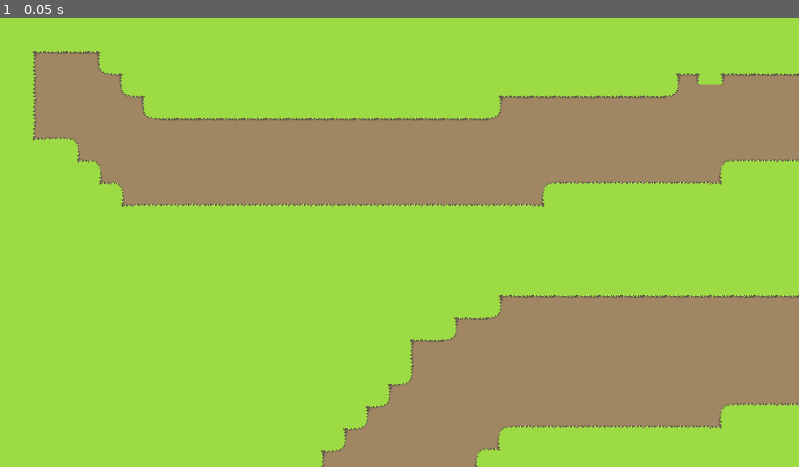
Above: before the commit, frame 1.
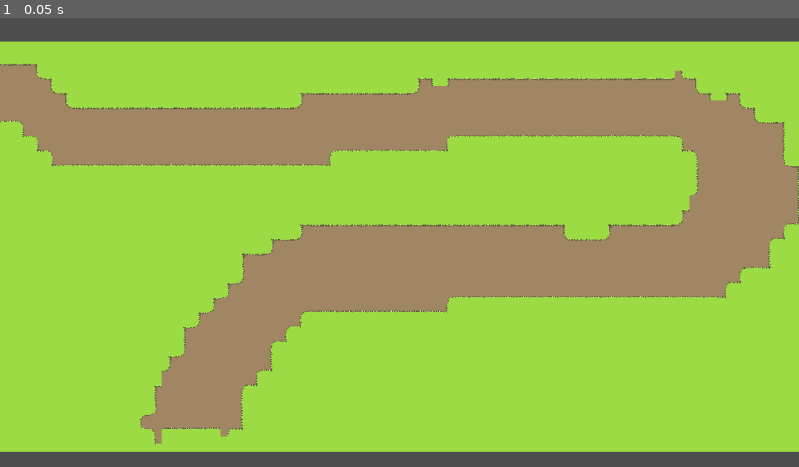
Above: after the commit, the same moment.

Repository: KZTGcoder/project-sine
Game: Godot game, scene res://scene/world.tscn
The game is run twice, just before and just after one commit, with the same random seed, the same clock (stepped at 60 frames per second) and the same inputs.
Inputs:
- Up to frame 1 (0.05 s): no input

The runs differ from the first frame. In frame 1, 54% of the frame differs, in the area x 0-100%, y 0-100%.

Commit message:
path 2d pt.1

Diff:
--- /dev/null
+++ b/code/enemy_unit_a.gd
@@ -0,0 +1,9 @@
+extends CharacterBody2D
+
+
+@export var speed = 100
+
+func _process(delta: float) -> void:
+	get_parent().set_process(get_parent().get_process()+ speed*delta)
+	if get_parent().get_progress_ratio() == 1:
+		queue_free()
--- /dev/null
+++ b/code/pathspawner.gd
@@ -0,0 +1,7 @@
+extends Node2D
+
+@onready var path = preload("res://scene/mission_1.tscn")
+
+func _on_timer_timeout() -> void:
+	var tempPath = path.instantiate()
+	add_child(tempPath)
--- a/project.godot
+++ b/project.godot
@@ -21,4 +21,5 @@
 
 [rendering]
 
+textures/canvas_textures/default_texture_filter=0
 renderer/rendering_method="mobile"
--- /dev/null
+++ b/scene/UNITS/hostile/enemy_unit_A.tscn
@@ -0,0 +1,82 @@
+[gd_scene load_steps=13 format=3 uid="uid://drejpowrjklkf"]
+
+[ext_resource type="Script" uid="uid://bibfqcfnqfq7w" path="res://code/enemy_unit_a.gd" id="1_2ynkh"]
+[ext_resource type="Texture2D" uid="uid://qih0b03a7ys1" path="res://asset/chara/Forest_Monsters_FREE/Mushroom/Mushroom with VFX/Mushroom-Run.png" id="1_p0j32"]
+
+[sub_resource type="AtlasTexture" id="AtlasTexture_2ynkh"]
+atlas = ExtResource("1_p0j32")
+region = Rect2(0, 0, 80, 64)
+
+[sub_resource type="AtlasTexture" id="AtlasTexture_iesgo"]
+atlas = ExtResource("1_p0j32")
+region = Rect2(80, 0, 80, 64)
+
+[sub_resource type="AtlasTexture" id="AtlasTexture_0nnab"]
+atlas = ExtResource("1_p0j32")
+region = Rect2(160, 0, 80, 64)
+
+[sub_resource type="AtlasTexture" id="AtlasTexture_p2kma"]
+atlas = ExtResource("1_p0j32")
+region = Rect2(240, 0, 80, 64)
+
+[sub_resource type="AtlasTexture" id="AtlasTexture_wkeof"]
+atlas = ExtResource("1_p0j32")
+region = Rect2(320, 0, 80, 64)
+
+[sub_resource type="AtlasTexture" id="AtlasTexture_kmhwr"]
+atlas = ExtResource("1_p0j32")
+region = Rect2(400, 0, 80, 64)
+
+[sub_resource type="AtlasTexture" id="AtlasTexture_00max"]
+atlas = ExtResource("1_p0j32")
+region = Rect2(480, 0, 80, 64)
+
+[sub_resource type="AtlasTexture" id="AtlasTexture_kvw1c"]
+atlas = ExtResource("1_p0j32")
+region = Rect2(560, 0, 80, 64)
+
+[sub_resource type="SpriteFrames" id="SpriteFrames_w5xv6"]
+animations = [{
+"frames": [{
+"duration": 1.0,
+"texture": SubResource("AtlasTexture_2ynkh")
+}, {
+"duration": 1.0,
+"texture": SubResource("AtlasTexture_iesgo")
+}, {
+"duration": 1.0,
+"texture": SubResource("AtlasTexture_0nnab")
+}, {
+"duration": 1.0,
+"texture": SubResource("AtlasTexture_p2kma")
+}, {
+"duration": 1.0,
+"texture": SubResource("AtlasTexture_wkeof")
+}, {
+"duration": 1.0,
+"texture": SubResource("AtlasTexture_kmhwr")
+}, {
+"duration": 1.0,
+"texture": SubResource("AtlasTexture_00max")
+}, {
+"duration": 1.0,
+"texture": SubResource("AtlasTexture_kvw1c")
+}],
+"loop": true,
+"name": &"default",
+"speed": 8.0
+}]
+
+[sub_resource type="CircleShape2D" id="CircleShape2D_xa2hr"]
+radius = 23.021729
+
+[node name="enemy_unit_A" type="CharacterBody2D"]
+script = ExtResource("1_2ynkh")
+
+[node name="AnimatedSprite2D" type="AnimatedSprite2D" parent="."]
+sprite_frames = SubResource("SpriteFrames_w5xv6")
+frame_progress = 0.18634032
+offset = Vector2(0.94, -15.735)
+
+[node name="CollisionShape2D" type="CollisionShape2D" parent="."]
+shape = SubResource("CircleShape2D_xa2hr")
--- /dev/null
+++ b/scene/mission_1.tscn
@@ -0,0 +1,19 @@
+[gd_scene load_steps=3 format=3 uid="uid://bb12vr6hgebmw"]
+
+[ext_resource type="PackedScene" uid="uid://drejpowrjklkf" path="res://scene/UNITS/hostile/enemy_unit_A.tscn" id="1_s1ubx"]
+
+[sub_resource type="Curve2D" id="Curve2D_w4qq1"]
+_data = {
+"points": PackedVector2Array(0, 0, 0, 0, 57, 59, 0, 0, 0, 0, 205, 208, 0, 0, 0, 0, 689, 208, 0, 0, 0, 0, 1066, 144, 0, 0, 0, 0, 1547, 147, 0, 0, 0, 0, 1692, 281, 0, 0, 0, 0, 1639, 449, 0, 0, 0, 0, 1163, 475, 0, 0, 0, 0, 752, 514, 0, 0, 0, 0, 623, 583, 0, 0, 0, 0, 501, 777, 0, 0, 0, 0, 482, 864)
+}
+point_count = 12
+
+[node name="Path2D" type="Path2D"]
+curve = SubResource("Curve2D_w4qq1")
+
+[node name="PathFollow2D" type="PathFollow2D" parent="."]
+position = Vector2(57, 59)
+rotation = 0.78876513
+loop = false
+
+[node name="enemy_unit_A" parent="PathFollow2D" instance=ExtResource("1_s1ubx")]
--- a/scene/world.tscn
+++ b/scene/world.tscn
@@ -1,8 +1,21 @@
-[gd_scene load_steps=2 format=3 uid="uid://d1ygxyafnpb46"]
+[gd_scene load_steps=3 format=3 uid="uid://d1ygxyafnpb46"]
 
 [ext_resource type="PackedScene" uid="uid://drhjm2ip0dw20" path="res://scene/tiles/tilemap.tscn" id="1_pjass"]
+[ext_resource type="Script" uid="uid://bxic528cie65k" path="res://code/pathspawner.gd" id="2_txmk2"]
 
 [node name="world" type="Node2D"]
 
 [node name="TileMap" parent="." instance=ExtResource("1_pjass")]
 layer_0/tile_data = PackedInt32Array(0, 65536, 5, 1, 65536, 5, 2, 65536, 5, 3, 65536, 5, 4, 65536, 5, 5, 65536, 5, 6, 6 …(33079 unchanged characters)…
+
+[node name="Camera2D" type="Camera2D" parent="."]
+position = Vector2(935, 439)
+zoom = Vector2(0.66, 0.66)
+
+[node name="Pathspawner" type="Node2D" parent="."]
+script = ExtResource("2_txmk2")
+
+[node name="Timer" type="Timer" parent="Pathspawner"]
+autostart = true
+
+[connection signal="timeout" from="Pathspawner/Timer" to="Pathspawner" method="_on_timer_timeout"]
Not shown, added: code/enemy_unit_a.gd.uid
Not shown, added: code/pathspawner.gd.uid
